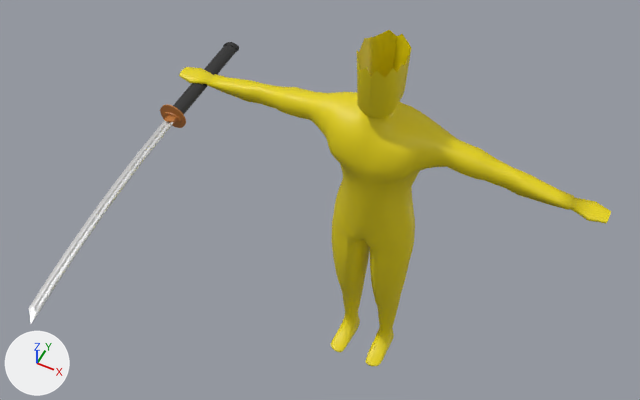
The Blender file models/guy/guy.blend: old version first, new version second.
The view is the same before and after, from a 50 mm camera at (1.0, -2.58, 4.23) aimed at (-0.16, -0.26, 1.33). The lights are fixed; the arrows at lower left show +X, +Y and +Z. The older version comes first.

Objects in the first picture: 'Cube', 'Katana'.
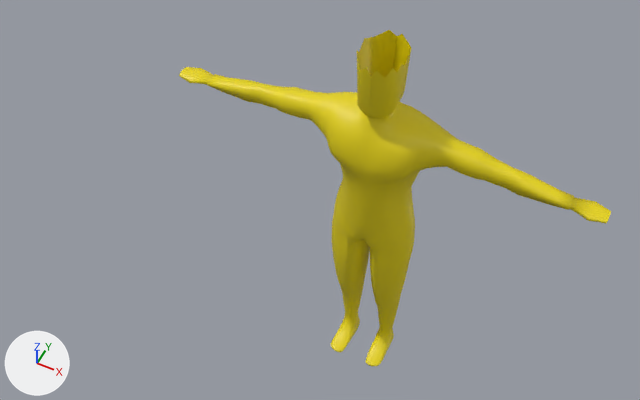
Location of each change, [x1, y1, x2, y2] in pixels of the pictures (640 x 400 px):
'Katana', hidden: before [29, 42, 239, 323]

The change in detail:
Object 'Katana' (ob_katana) is now hidden.
